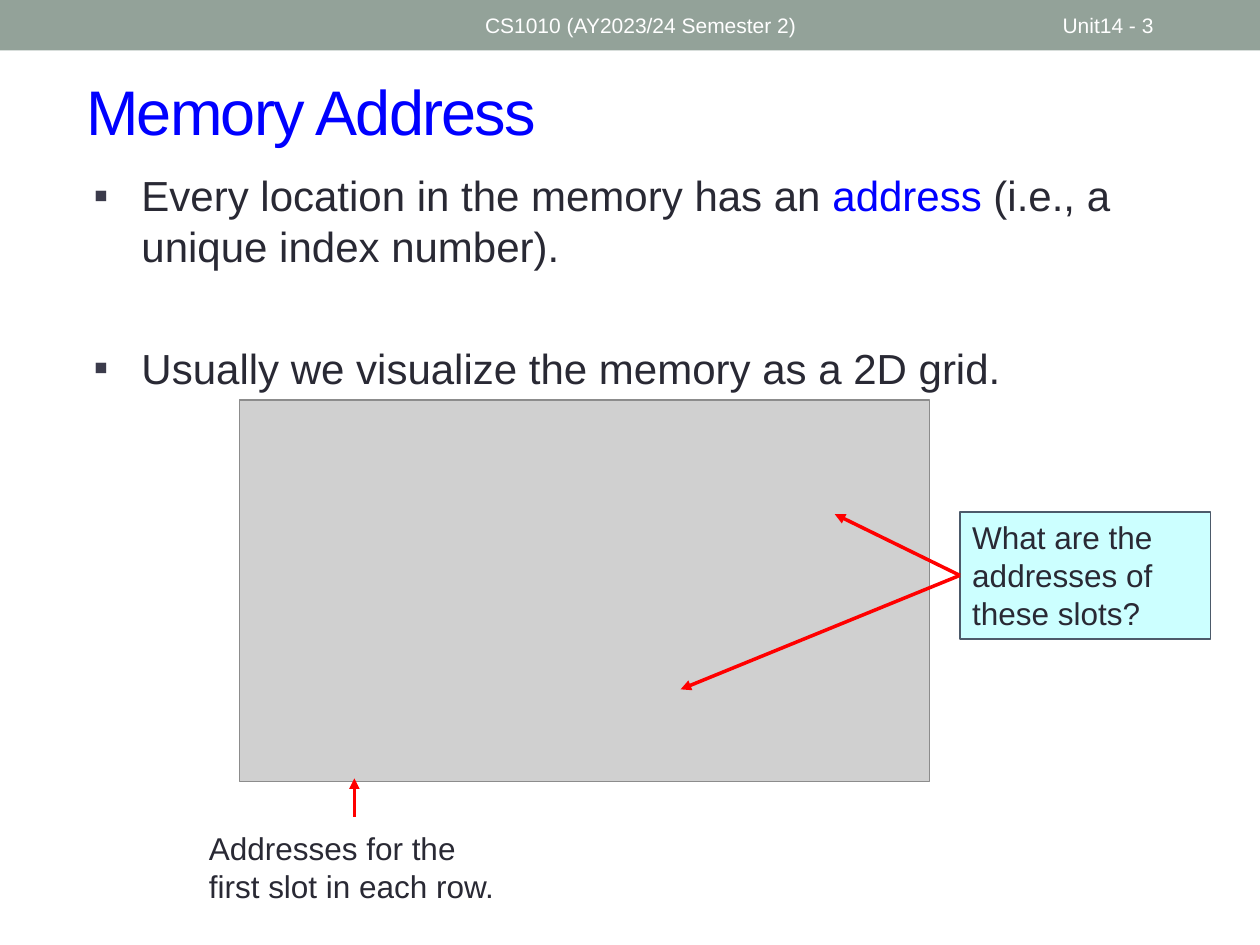
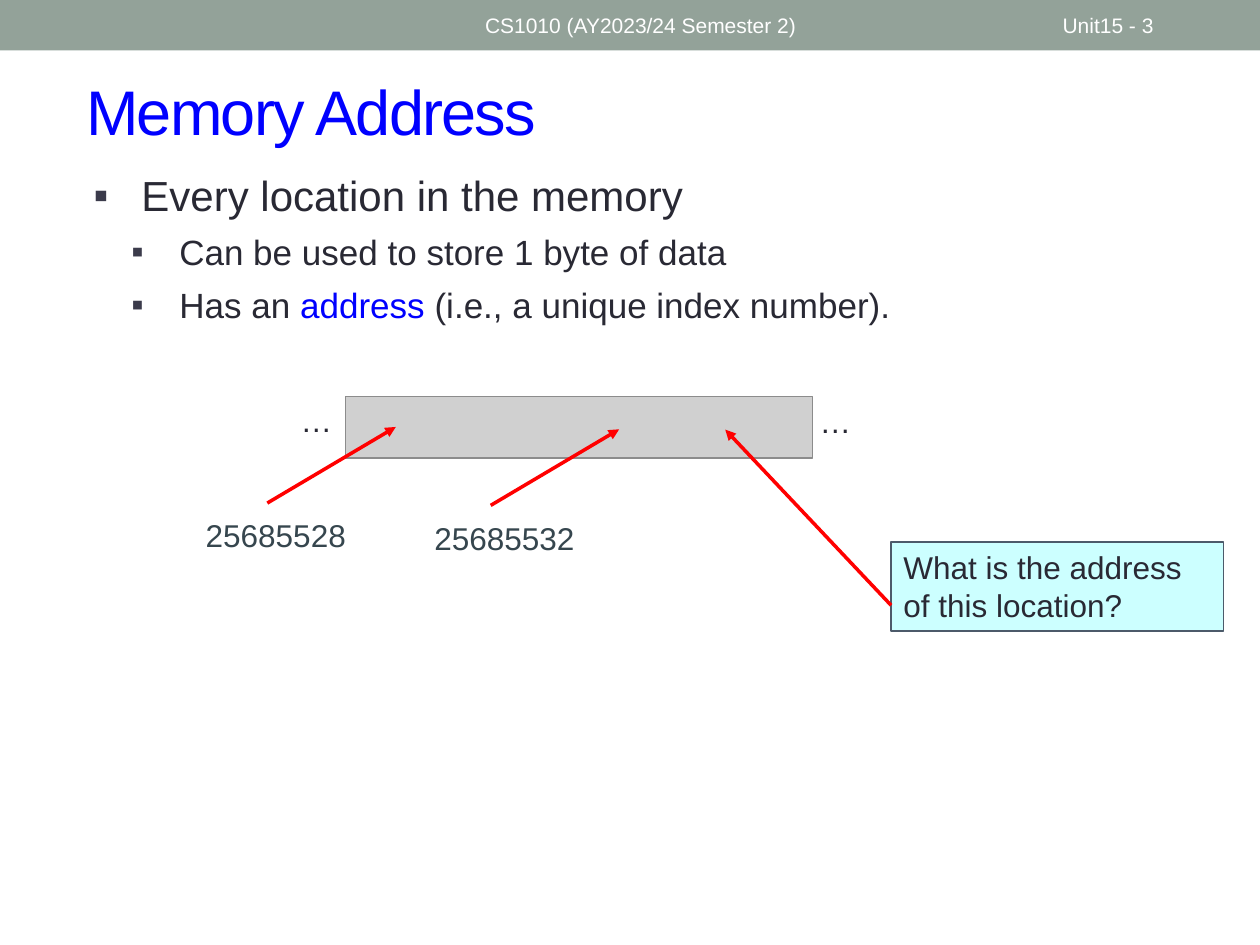
Before and after one commit to nus-cs1010-2425-s2/website, a slide deck: slide 3 of slides/Unit15_Pointers.pptx. Drawn at 1260x945 pixels with LibreOffice and Linux fonts; fonts in the diff are those of the drawing; grey boxes stand for pictures. Boxes give left, top, right and bottom in pixels: in the first picture for what was removed or moved away, otherwise in the second. Text is boxed around its words. In the diff, an @@ line names an element or a change of style, - is before the commit and + after.

```diff
--- a/slides/Unit15_Pointers.pptx
+++ b/slides/Unit15_Pointers.pptx
@@ page number at box(1063, 18, 1154, 33): text changed @@
-Unit14 - 3
+Unit15 - 3
@@ text at box(141, 180, 890, 325): text changed; size 24 to 20 pt @@
-▪ Every location in the memory has an address (i.e., a unique index number).
-▪ Usually we visualize the memory as a 2D grid.
+▪ Every location in the memory
+  ▪ Can be used to store 1 byte of data
+  ▪ Has an address (i.e., a unique index number).
@@ text added at box(289, 394, 391, 445), 18 pt, text #292934 @@
+…
@@ picture: place and size @@
-picture at box(239, 401, 930, 781)
+picture at box(345, 397, 813, 459)
@@ text added at box(808, 396, 910, 446), 18 pt, text #292934 @@
+…
@@ arrow added from (267, 503) to (396, 427), #FF0000 2 pt @@
@@ arrow added from (490, 505) to (619, 430), #FF0000 2 pt @@
@@ arrow moved from (960, 576) - (834, 514) to (891, 605) - (726, 430) @@
@@ text added at box(206, 525, 346, 548), 18 pt, text #36464E @@
+25685528
@@ text added at box(434, 528, 574, 551), 18 pt, text #36464E @@
+25685532
@@ rectangle "What is the address of ...": place and size @@
-rectangle "What is the address of ..." at box(960, 512, 1211, 639)
+rectangle "What is the address of ..." at box(891, 542, 1223, 631)
@@ text in rectangle at box(903, 556, 1182, 618): text changed @@
-What are the addresses of these slots?
+What is the address of this location?
@@ arrow removed from (960, 576) to (680, 689) @@
@@ arrow removed from (354, 816) to (354, 779) @@
@@ text removed at box(209, 837, 494, 899) @@
-Addresses for the first slot in each row.
```
Also in this commit, not shown: 6 other slides changed, 2 slides added, 8 other files.
